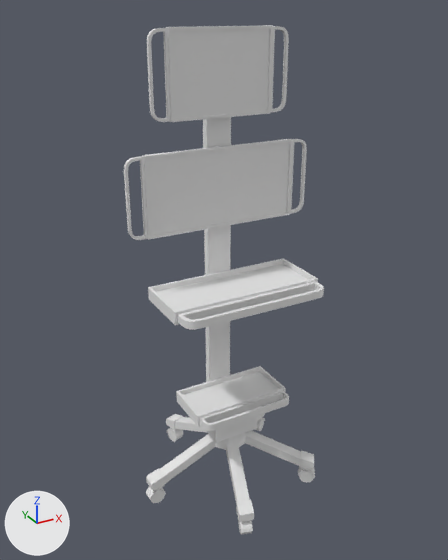
Two versions of the FBX model Assets/_THALASSO/Art/Meshes/Environment/Props/SM_MedMonitor.fbx, one commit apart.
Camera for both pictures: a 50 mm lens placed at (-1.082, -1.929, 1.913), pointed at (-0.014, 0.012, 0.943). The lights are fixed; the arrows at lower left show +X, +Y and +Z. Where no turn or scale is listed for an object, it has been applied to the vertices.

The scene before the commit, as lines of its bpy script (objects in view):
```python
me_mesh = bpy.data.meshes.new('Mesh')
me_mesh.from_pydata(...)  # 866 vertices, 835 faces; spans x -0.38..0.38, y -0.37..0.37, z 0.0..1.86
ob_medmonitor = bpy.data.objects.new('MedMonitor', me_mesh)
ob_medmonitor.location = (0.0, 0.0, 0.0)
```
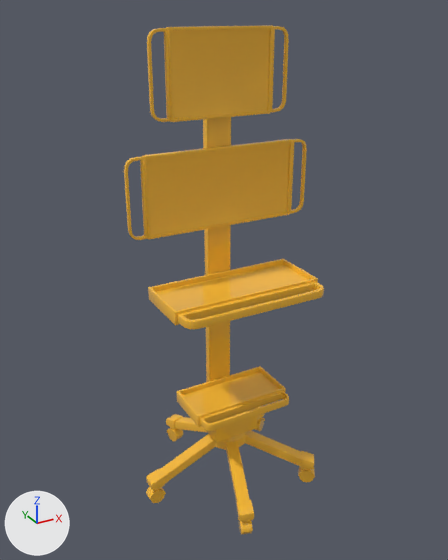
Changed parts and their boxes (x1, y1, x2, y2) in the pictures (448 x 560 px):
'MedMonitor', reshaped
    before: (124, 25, 324, 535)
    after: (124, 25, 324, 534)
part 1 of me_mesh, built on
    before: (125, 140, 318, 533)
    after: (124, 25, 324, 534)
part 2 of me_mesh, recoloured
    before: (124, 142, 307, 230)
    after: (124, 144, 291, 230)

Edits to the bpy script that builds the scene:
```text
Add mat_m_medium:
    mat_m_medium = principled_material('M_Medium')
    mat_m_medium.base_color = (0.951, 0.503, 0.0424)  # orange #f9bc3a
    mat_m_medium.roughness = 0.0
Change me_mesh:
    used by ob_medmonitor; location = (0.0, 0.0, 0.0)
    remove me_mesh.from_pydata(...)  # 866 vertices, 835 faces; spans x -0.38..0.38, y -0.37..0.37, z 0.0..1.86
    add me_mesh.from_pydata(...)  # 3746 vertices, 3867 faces; spans x -0.38..0.38, y -0.37..0.37, z 0.0..1.86
    me_mesh part 1: 30 vertices moved within x -0.37..0.37, y -0.34..0.34, z 0.07..1.44; 2 vertices removed from x -0.14, y -0.36..0.36, z 0.05; 2882 vertices added at x -0.38..0.37, y -0.37..0.37, z 0.0..1.86
    me_mesh part 2: 15 faces spanning x -0.38..0.38, y -0.36..0.34, z 0.05..1.44 switch from no material to mat_m_medium (orange #f9bc3a)
```
